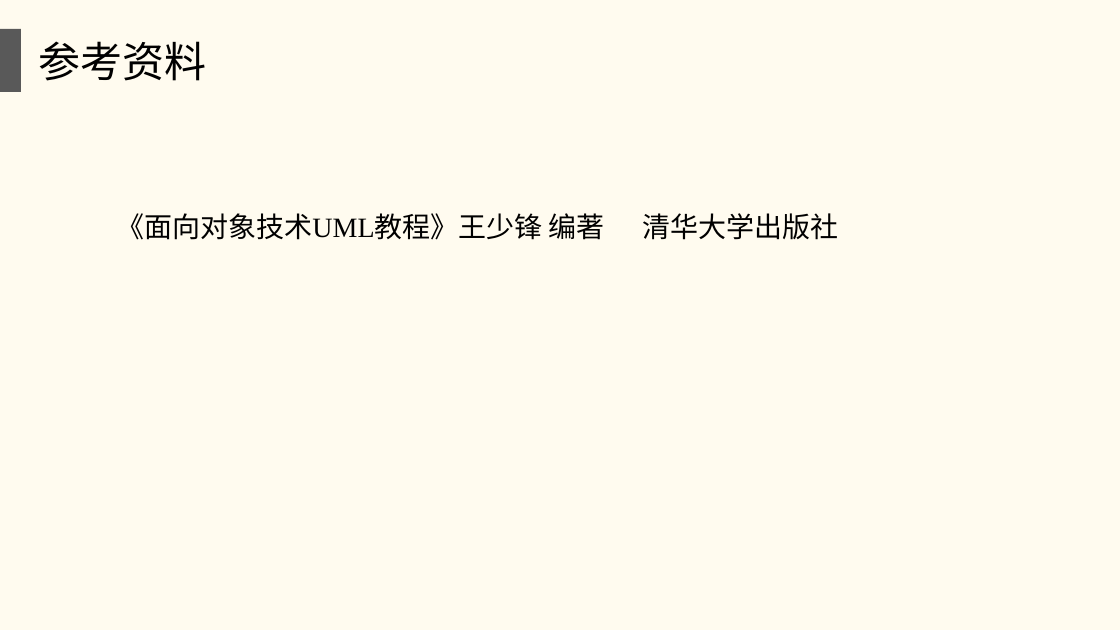
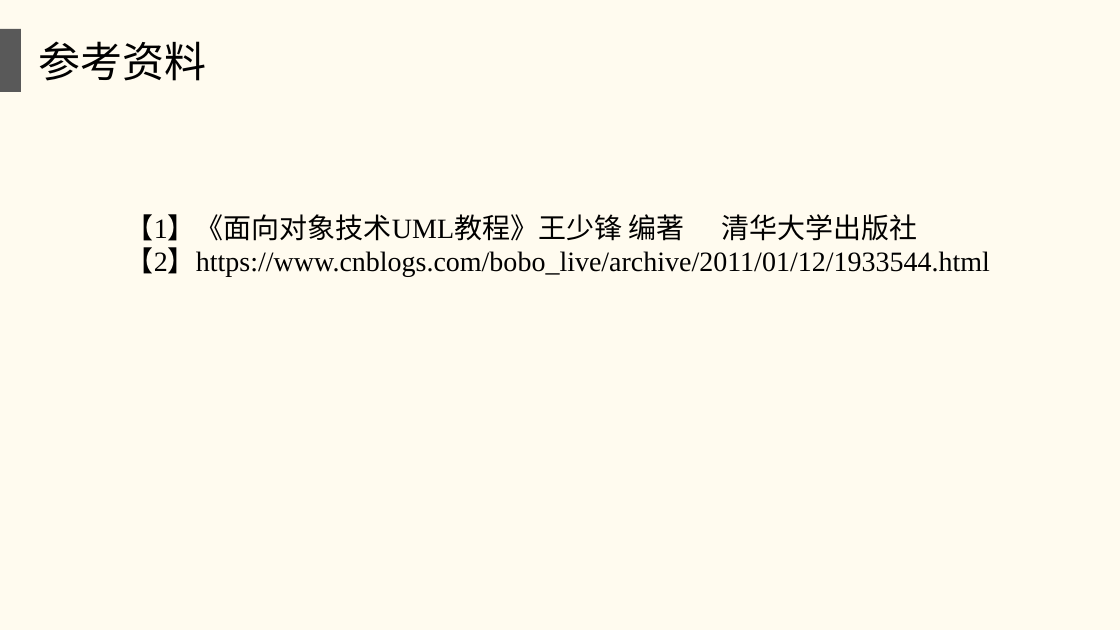
Before and after one commit to twn422/PRD2017, a slide deck: slide 16 of PRD-2017-G24/STW/非受控文件/翻转课堂作业/UML基础3/UML基础3.ppt (slide 12 before the commit). Drawn at 1120x630 pixels with LibreOffice and Linux fonts; fonts in the diff are those of the drawing. Boxes give left, top, right and bottom in pixels: in the first picture for what was removed or moved away, otherwise in the second. Text is boxed around its words. In the diff, an @@ line names an element or a change of style, - is before the commit and + after.

```diff
--- a/PRD-2017-G24/STW/非受控文件/翻转课堂作业/UML基础3/UML基础3.ppt
+++ b/PRD-2017-G24/STW/非受控文件/翻转课堂作业/UML基础3/UML基础3.ppt
@@ text at bbox=[126, 214, 990, 277]: text changed @@
-《面向对象技术UML教程》王少锋 编著 清华大学出版社
+【1】《面向对象技术UML教程》王少锋 编著 清华大学出版社
+【2】https://www.cnblogs.com/bobo_live/archive/2011/01/12/1933544.html
```
Also in this commit, not shown: 1 other slide changed, 4 slides added.
